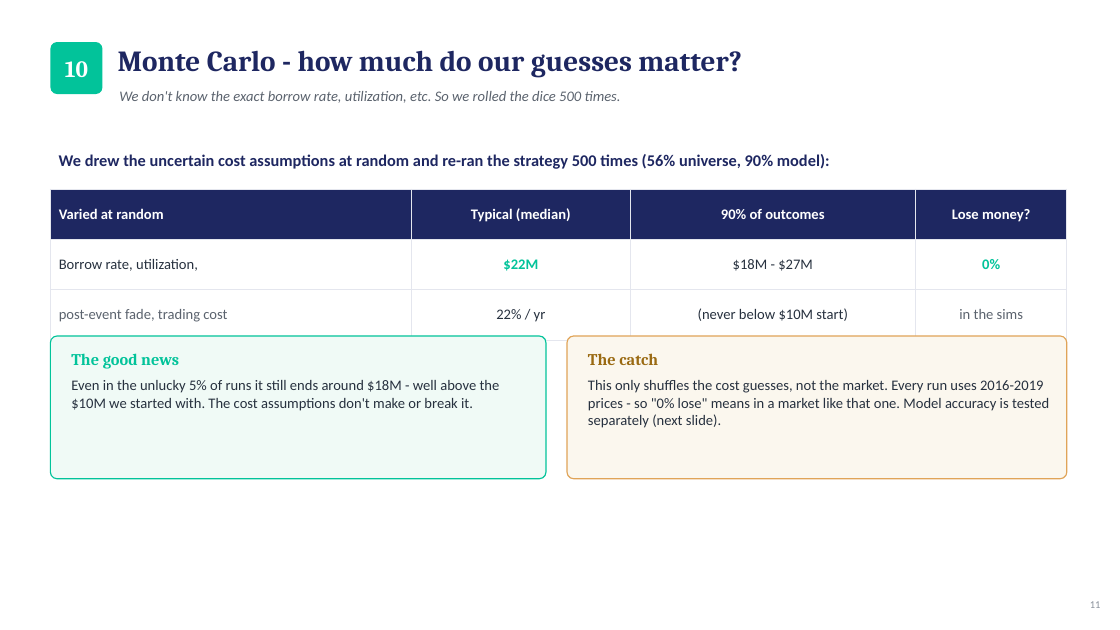
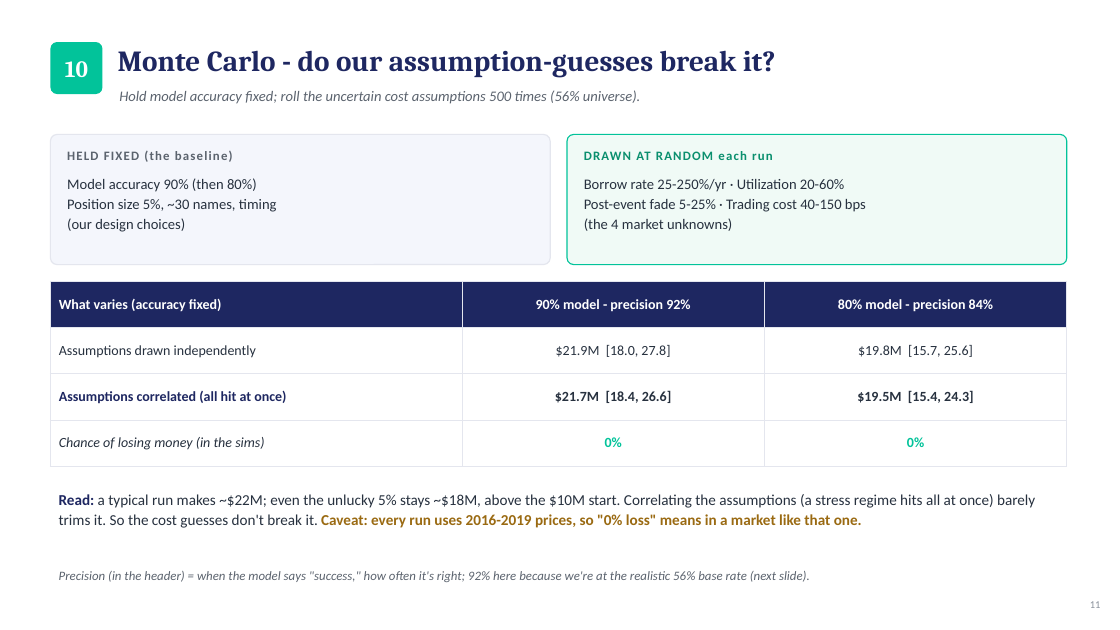
Before and after one commit to zenotheboi/hedgefund-analysis, a slide deck: slide 11 of reports/Biotech_Catalyst_Strategy_Deck.pptx. Drawn at 1120x630 pixels with LibreOffice and Linux fonts; fonts in the diff are those of the drawing. Boxes give left, top, right and bottom in pixels: in the first picture for what was removed or moved away, otherwise in the second. Text is boxed around its words. In the diff, an @@ line names an element or a change of style, - is before the commit and + after.

Commit message:
MC slide: restore the discussed structure (fixed-vs-random setup + 90/80 x independent/correlated table + precision)
- Held-fixed vs drawn-at-random setup boxes
- Results table: 90% (prec 92%) / 80% (prec 84%) model, assumptions independent
  vs correlated, with 0%-loss row and 90% CI ranges (56% universe)
- Read + regime caveat + precision definition line

```diff
--- a/reports/Biotech_Catalyst_Strategy_Deck.pptx
+++ b/reports/Biotech_Catalyst_Strategy_Deck.pptx
@@ text at (118,50,776,78): text changed @@
-Monte Carlo - how much do our guesses matter?
+Monte Carlo - do our assumption-guesses break it?
@@ text at (119,90,640,104): text changed; size 14 to 12.5 pt; text colour #1E2761 to #5B636E; bold off; italic on @@
-We drew the uncertain cost assumptions at random and re-ran the strategy 500 times (56% universe, 90% model):
+Hold model accuracy fixed; roll the uncertain cost assumptions 500 times (56% universe).
@@ text removed at (119,91,621,103) @@
-We don't know the exact borrow rate, utilization, etc. So we rolled the dice 500 times.
@@ rounded rectangle added at (50,134,550,265), fill #F4F6FC, outline #E4E6EE 1 pt @@
@@ rounded rectangle: place and size @@
-rounded rectangle at (50,336,546,479)
+rounded rectangle at (567,134,1067,265)
@@ rounded rectangle at (567,134,1067,265): proportions changed @@
@@ text added at (67,151,233,162), 11 pt, text #5B636E, bold @@
+HELD FIXED (the baseline)
@@ text added at (67,178,277,232), 12.5 pt, text #27313F @@
+Model accuracy 90% (then 80%)
+Position size 5%, ~30 names, timing
+(our design choices)
@@ text added at (584,151,773,160), 11 pt, text #0A8F6E, bold @@
+DRAWN AT RANDOM each run
@@ text added at (584,179,866,231), 12.5 pt, text #27313F @@
+Borrow rate 25-250%/yr · Utilization 20-60%
+Post-event fade 5-25% · Trading cost 40-150 bps
+(the 4 market unknowns)
@@ table removed at (50,189,1067,326), 3 rows, 4 columns @@
-Varied at random | Typical (median) | 90% of outcomes | Lose money?
-Borrow rate, utilization, | $22M | $18M - $27M | 0%
-post-event fade, trading cost | 22% / yr | (never below $10M start) | in the sims
@@ table added at (50,281,1067,454), 4 rows, 3 columns @@
+What varies (accuracy fixed) | 90% model - precision 92% | 80% model - precision 84%
+Assumptions drawn independently | $21.9M [18.0, 27.8] | $19.8M [15.7, 25.6]
+Assumptions correlated (all hit at once) | $21.7M [18.4, 26.6] | $19.5M [15.4, 24.3]
+Chance of losing money (in the sims) | 0% | 0%
@@ text removed at (71,353,179,369) @@
-The good news
@@ rounded rectangle removed at (567,336,1067,479) @@
@@ text removed at (588,353,658,365) @@
-The catch
@@ text removed at (71,380,500,411) @@
-Even in the unlucky 5% of runs it still ends around $18M - well above the $10M we started with. The cost assumptions don't make or break it.
@@ text removed at (588,380,1049,428) @@
-This only shuffles the cost guesses, not the market. Every run uses 2016-2019 prices - so "0% lose" means in a market like that one. Model accuracy is tested separately (next slide).
@@ text added at (59,494,1035,528), 13 pt, text #27313F @@
+Read: a typical run makes ~$22M; even the unlucky 5% stays ~$18M, above the $10M start. Correlating the assumptions (a stress regime hits all at once) barely trims it. So the cost guesses don't break it. Caveat: every run uses 2016-2019 prices, so "0% loss" means in a market like that one.
@@ text added at (59,571,810,582), 11 pt, text #5B636E, italic @@
+Precision (in the header) = when the model says "success," how often it's right; 92% here because we're at the realistic 56% base rate (next slide).
```
Also in this commit, not shown: 1 other file.
